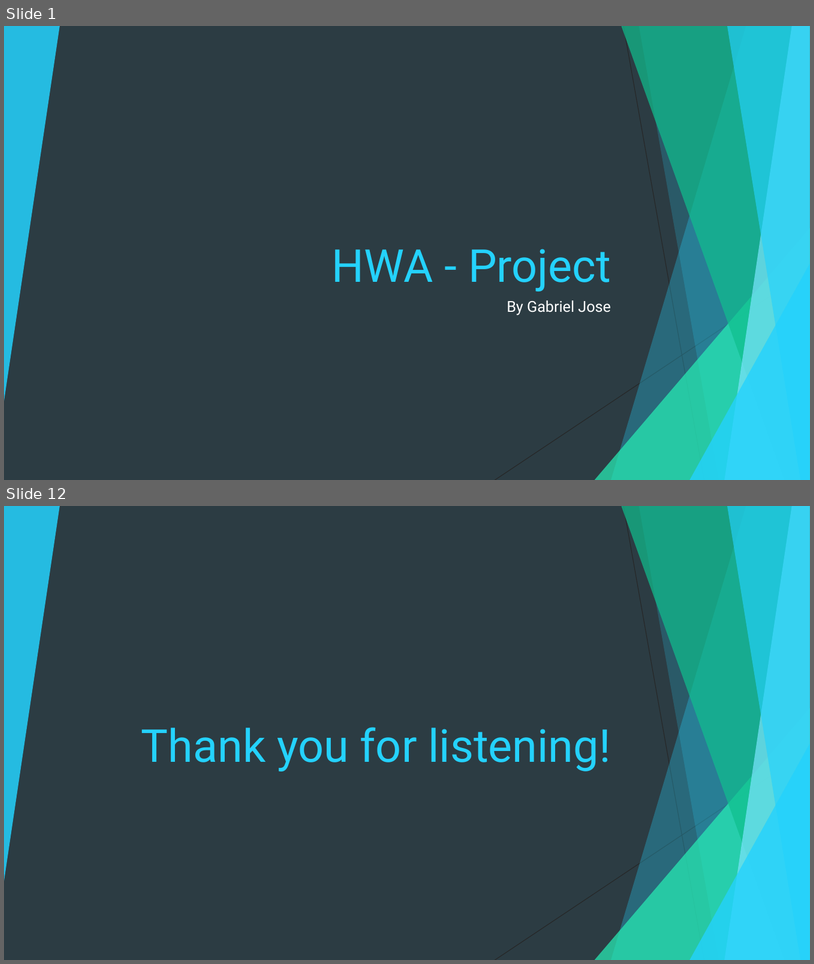
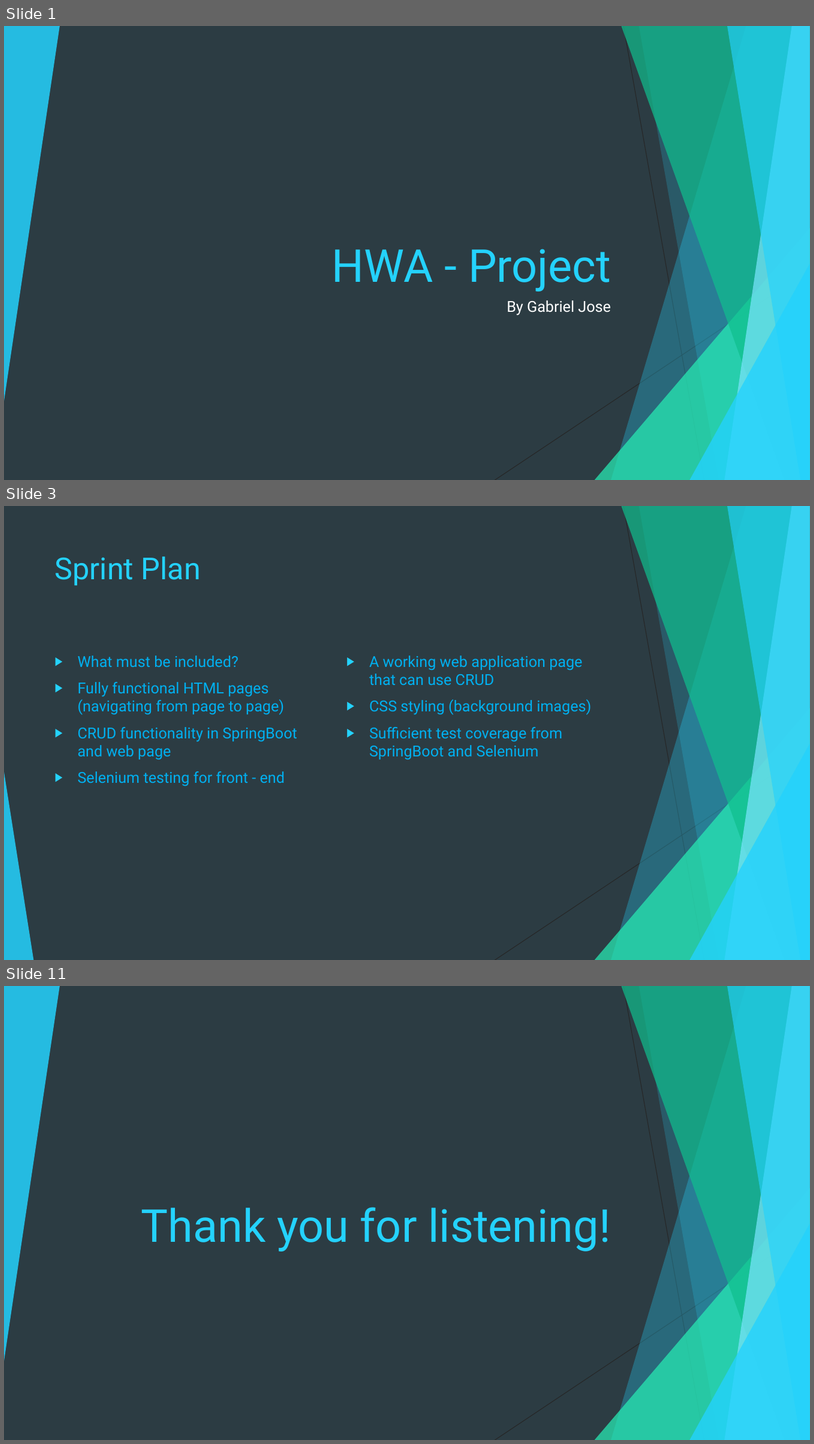
Before and after one commit to gabejose/HWA-Project, a slide deck: docs/HWA Presentation.pptx. Shown one above the other, each under a label of ours: slides 1 and 12 before the commit, slides 1, 3 and 11 after it; the slides between them are not shown. The pictures are 814x964 and 814x1444 pixels, drawn with LibreOffice and Linux fonts; fonts in the diff are those of the drawing. Boxes give left, top, right and bottom in pixels: in the first picture for what was removed or moved away, otherwise in the second. Text is boxed around its words. In the diff, an @@ line names an element or a change of style, - is before the commit and + after.

```diff
--- a/docs/HWA Presentation.pptx
+++ b/docs/HWA Presentation.pptx
@@ slide 3 added at <box>4,506,810,960</box>, background #2C3C43; not listed: 9 template elements that a slide beside it also shows @@
@@ title added at <box>55,556,201,586</box>, 36 pt, text #24D2FD @@
+Sprint Plan
@@ text added at <box>78,655,297,786</box>, 18 pt, text #00B0F0 @@
+▶ What must be included?
+▶ Fully functional HTML pages (navigating from page to page)
+▶ CRUD functionality in SpringBoot and web page
+▶ Selenium testing for front - end
@@ text added at <box>369,655,591,760</box>, 18 pt, text #00B0F0 @@
+▶ A working web application page that can use CRUD
+▶ CSS styling (background images)
+▶ Sufficient test coverage from SpringBoot and Selenium
@@ triangle added at <box>4,772,33,960</box>, fill #24D2FD at 85% opacity @@
@@ what was slide 12 is now slide 11 @@
```
Also in this commit, not shown: 6 slides changed, 2 other slides added, 4 slides removed, 19 other files.
